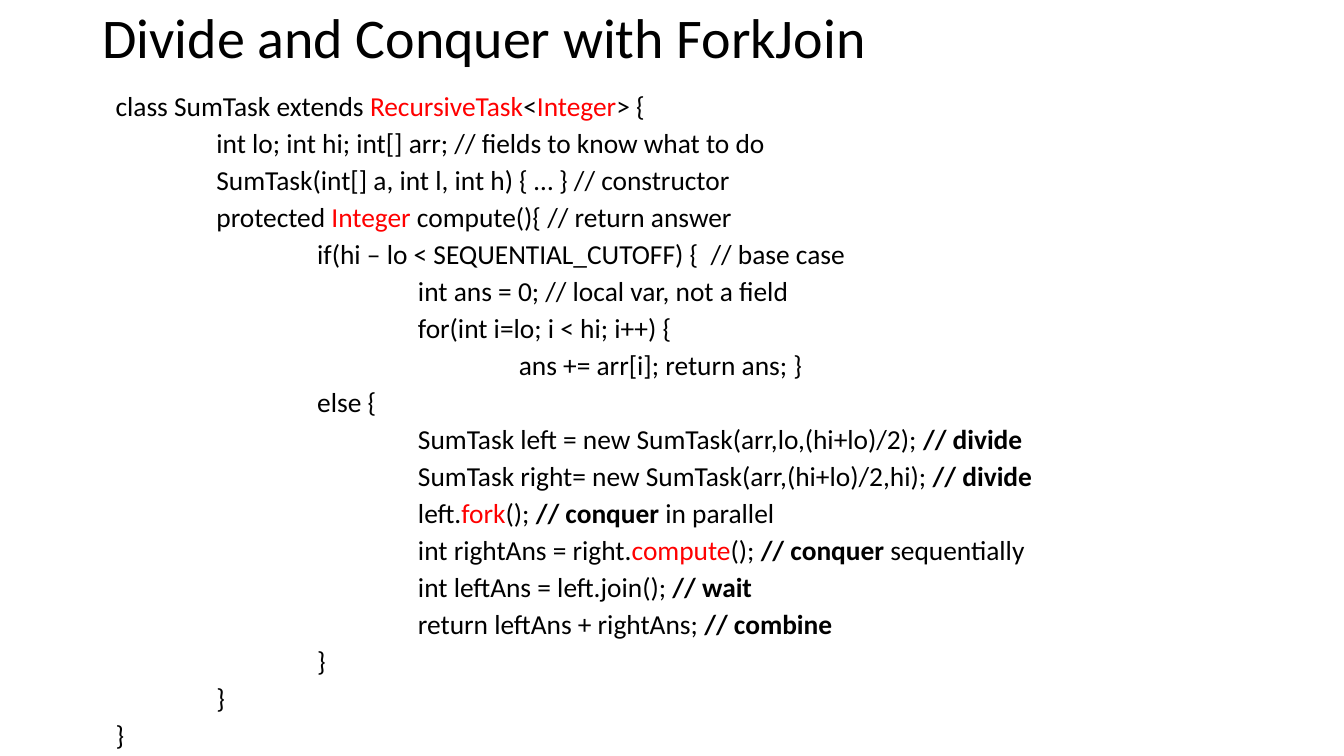
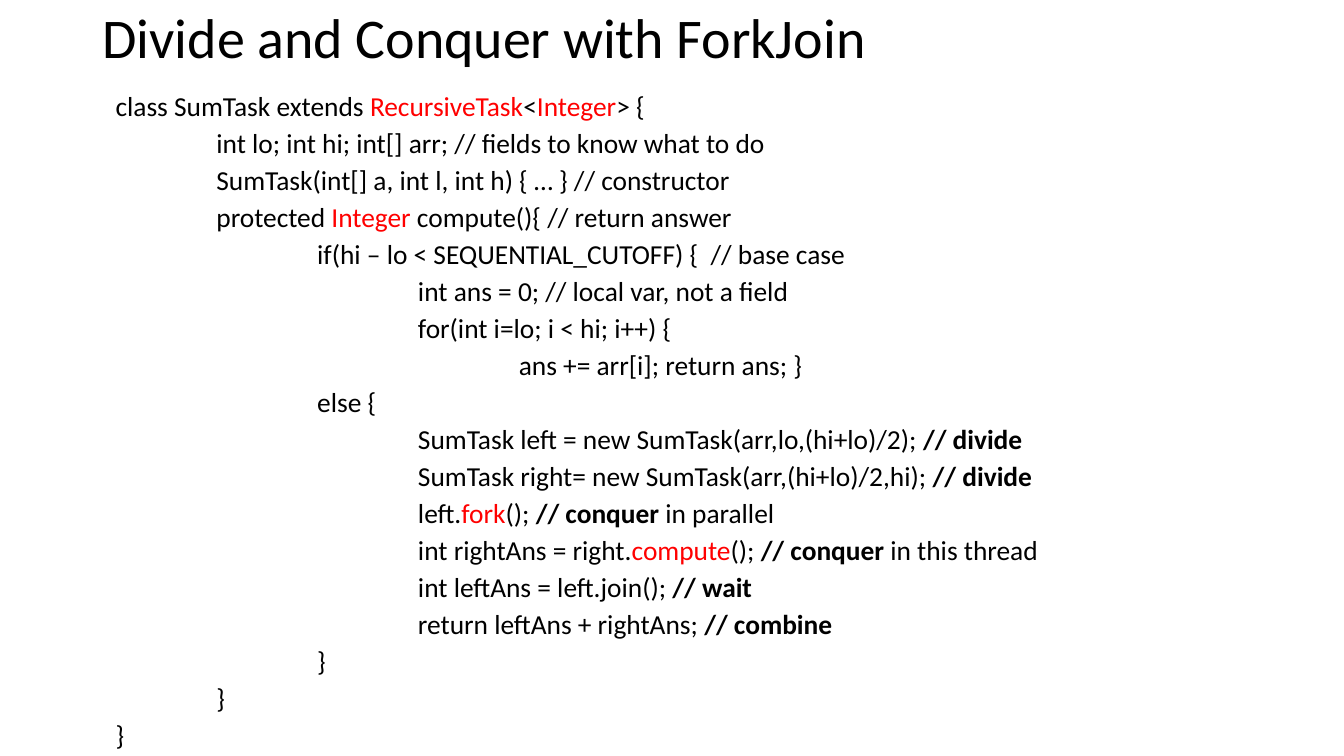
Before and after one commit to natebrunelle/cse332, a slide deck: slide 28 of markdown/files/slides/lecture17_forkjoin.pptx. Drawn at 1344x756 pixels with LibreOffice and Linux fonts; fonts in the diff are those of the drawing. Boxes give left, top, right and bottom in pixels: in the first picture for what was removed or moved away, otherwise in the second. Text is boxed around its words. In the diff, an @@ line names an element or a change of style, - is before the commit and + after.

```diff
--- a/markdown/files/slides/lecture17_forkjoin.pptx
+++ b/markdown/files/slides/lecture17_forkjoin.pptx
@@ text at [418,540,1038,565]: text changed @@
-int rightAns = right.compute(); // conquer sequentially
+int rightAns = right.compute(); // conquer in this thread
```
Also in this commit, not shown: 3 other slides changed, 8 other files.
